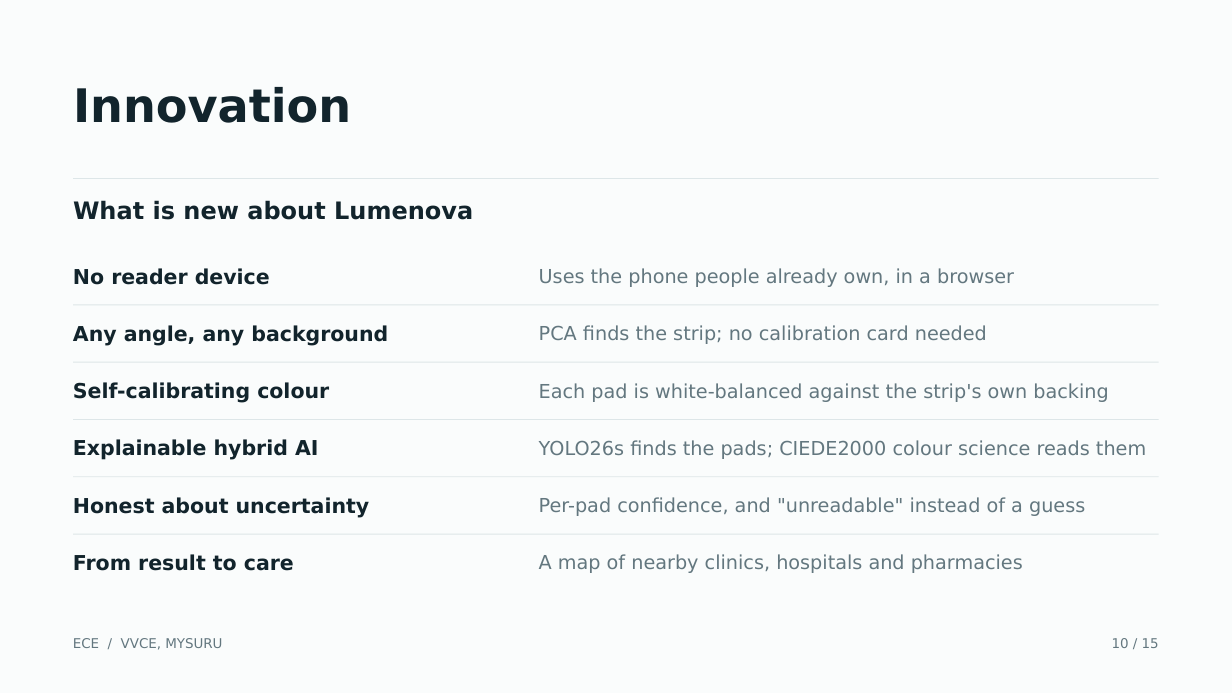
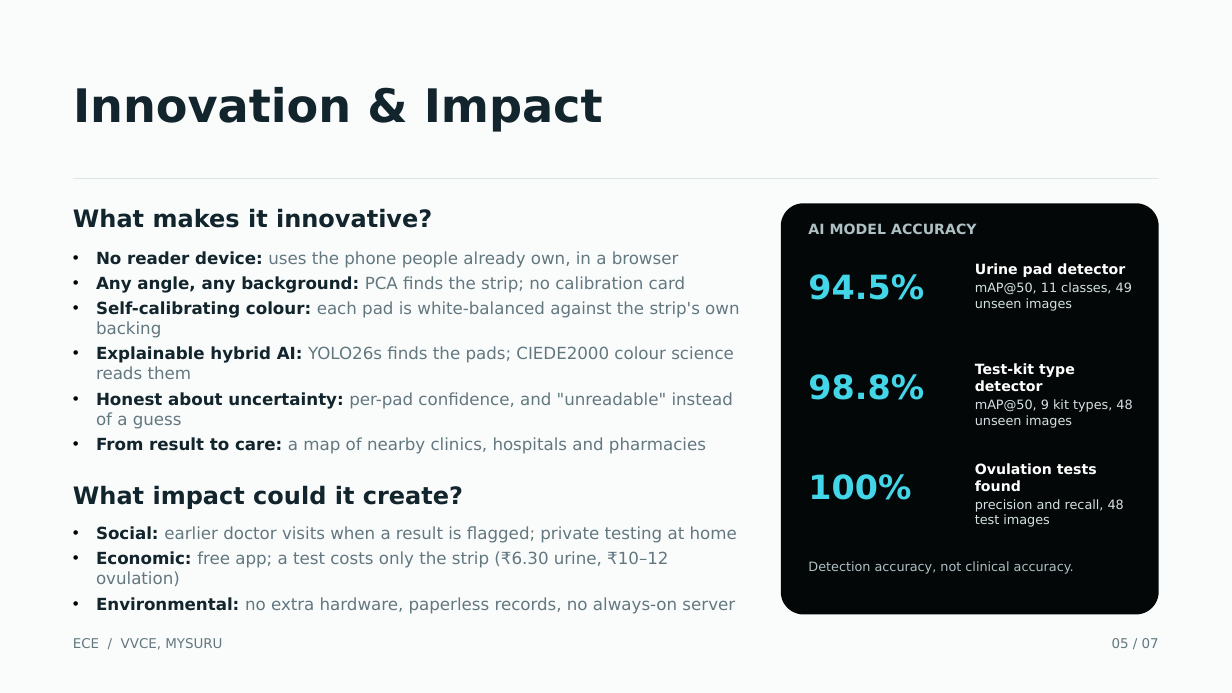
Before and after one commit to RividyathaSathakshi/LUMENOVA, a slide deck: slide 5 of presentation/Lumenova_TechShodha.pptx (slide 10 before the commit). Drawn at 1232x693 pixels with LibreOffice and Linux fonts; fonts in the diff are those of the drawing. Boxes give left, top, right and bottom in pixels: in the first picture for what was removed or moved away, otherwise in the second. Text is boxed around its words. In the diff, an @@ line names an element or a change of style, - is before the commit and + after.

```diff
--- a/presentation/Lumenova_TechShodha.pptx
+++ b/presentation/Lumenova_TechShodha.pptx
@@ text at (73,87,603,132): text changed @@
-Innovation
+Innovation & Impact
@@ text at (73,208,432,228): text changed @@
-What is new about Lumenova
+What makes it innovative?
@@ rounded rectangle added at (781,203,1159,615), fill #030707 @@
@@ text added at (808,223,977,234), 11 pt, text #AFC0C4, bold @@
+AI MODEL ACCURACY
@@ text "No reader device: uses the ..." at (96,251,739,454): vertical alignment middle to top @@
@@ text at (96,251,739,454): text changed; size 16 to 13 pt; text colour #12242C to #63777F; bold off @@
-No reader device
+• No reader device: uses the phone people already own, in a browser
+• Any angle, any background: PCA finds the strip; no calibration card
+• Self-calibrating colour: each pad is white-balanced against the strip's own backing
+• Explainable hybrid AI: YOLO26s finds the pads; CIEDE2000 colour science reads them
+• Honest about uncertainty: per-pad confidence, and "unreadable" instead of a guess
+• From result to care: a map of nearby clinics, hospitals and pharmacies
@@ text removed at (539,268,1014,287) @@
-Uses the phone people already own, in a browser
@@ text added at (975,263,1132,311), 10 pt, text #D5E0E2 @@
+Urine pad detector
+mAP@50, 11 classes, 49 unseen images
@@ text added at (808,274,924,300), 26 pt, text #43D5E8, bold @@
+94.5%
@@ rectangle removed at (73,304,1159,305) @@
@@ text removed at (73,325,388,346) @@
-Any angle, any background
@@ text removed at (539,325,987,344) @@
-PCA finds the strip; no calibration card needed
@@ rectangle removed at (73,362,1159,363) @@
@@ text removed at (73,382,329,403) @@
-Self-calibrating colour
@@ text at (808,374,924,400): text changed; size 15 to 26 pt; text colour #63777F to #43D5E8; bold on @@
-Each pad is white-balanced against the strip's own backing
+98.8%
@@ text added at (975,363,1132,428), 10 pt, text #D5E0E2 @@
+Test-kit type detector
+mAP@50, 9 kit types, 48 unseen images
@@ rectangle removed at (73,420,1159,421) @@
@@ text removed at (73,439,318,460) @@
-Explainable hybrid AI
@@ text removed at (539,440,1146,459) @@
-YOLO26s finds the pads; CIEDE2000 colour science reads them
@@ rectangle removed at (73,476,1159,477) @@
@@ text added at (808,474,911,500), 26 pt, text #43D5E8, bold @@
+100%
@@ text added at (975,463,1124,527), 10 pt, text #D5E0E2 @@
+Ovulation tests found
+precision and recall, 48 test images
@@ text removed at (73,497,370,518) @@
-Honest about uncertainty
@@ text added at (73,485,463,509), 18.8 pt, text #12242C, bold @@
+What impact could it create?
@@ text removed at (539,497,1085,516) @@
-Per-pad confidence, and "unreadable" instead of a guess
@@ rectangle removed at (73,534,1159,535) @@
@@ text added at (96,526,737,614), 13 pt, text #63777F @@
+• Social: earlier doctor visits when a result is flagged; private testing at home
+• Economic: free app; a test costs only the strip (₹6.30 urine, ₹10–12 ovulation)
+• Environmental: no extra hardware, paperless records, no always-on server
@@ text removed at (73,554,294,571) @@
-From result to care
@@ text removed at (539,554,1023,573) @@
-A map of nearby clinics, hospitals and pharmacies
@@ text added at (808,561,1074,574), 10 pt, text #AFC0C4 @@
+Detection accuracy, not clinical accuracy.
@@ text at (1112,638,1159,648): text changed @@
-10 / 15
+05 / 07
```
Also in this commit, not shown: 4 other slides changed, 8 slides removed.
